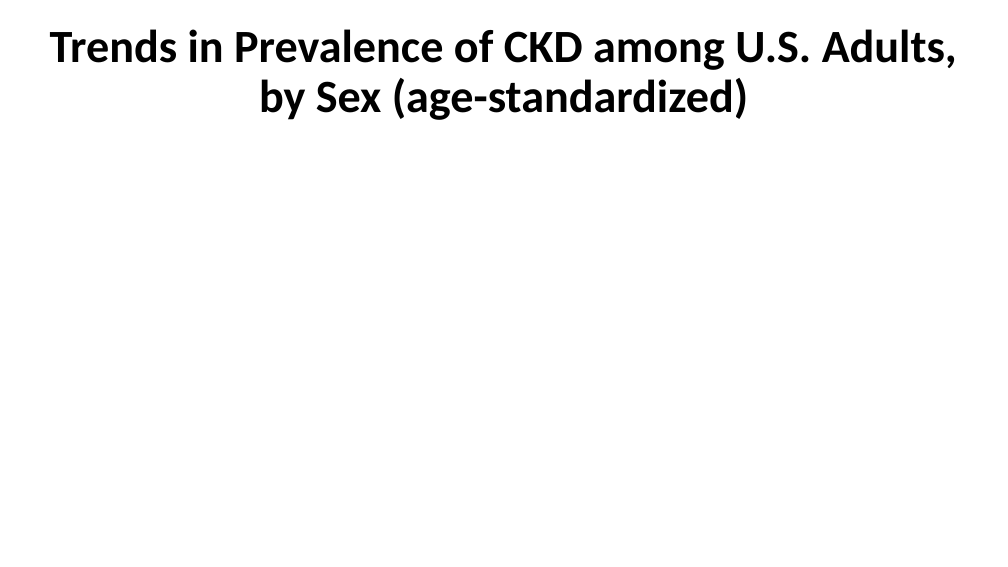
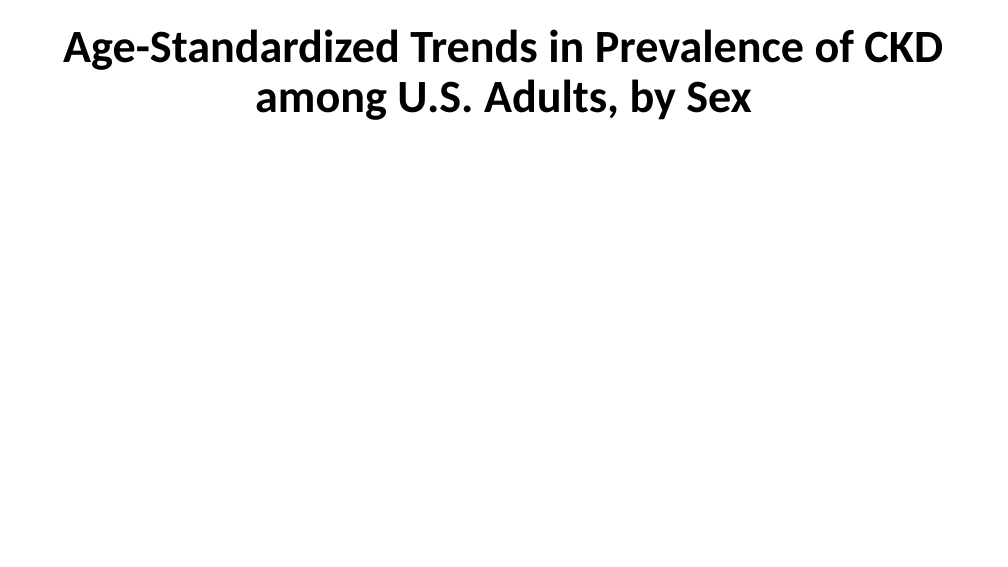
Before and after one commit to CDCgov/nccdphp-ddt-kdss, a slide deck: slide 6 of CKDSurveillance/PPT/Q9.pptx. Drawn at 1008x567 pixels with LibreOffice and Linux fonts; fonts in the diff are those of the drawing; background and template pictures are left out. Boxes give left, top, right and bottom in pixels: in the first picture for what was removed or moved away, otherwise in the second. Text is boxed around its words. In the diff, an @@ line names an element or a change of style, - is before the commit and + after.

```diff
--- a/CKDSurveillance/PPT/Q9.pptx
+++ b/CKDSurveillance/PPT/Q9.pptx
@@ title at box(63, 29, 943, 120): text changed @@
-Trends in Prevalence of CKD among U.S. Adults, by Sex (age-standardized)
+Age-Standardized Trends in Prevalence of CKD among U.S. Adults, by Sex
```
Also in this commit, not shown: 10 other slides changed, 6 other files.
